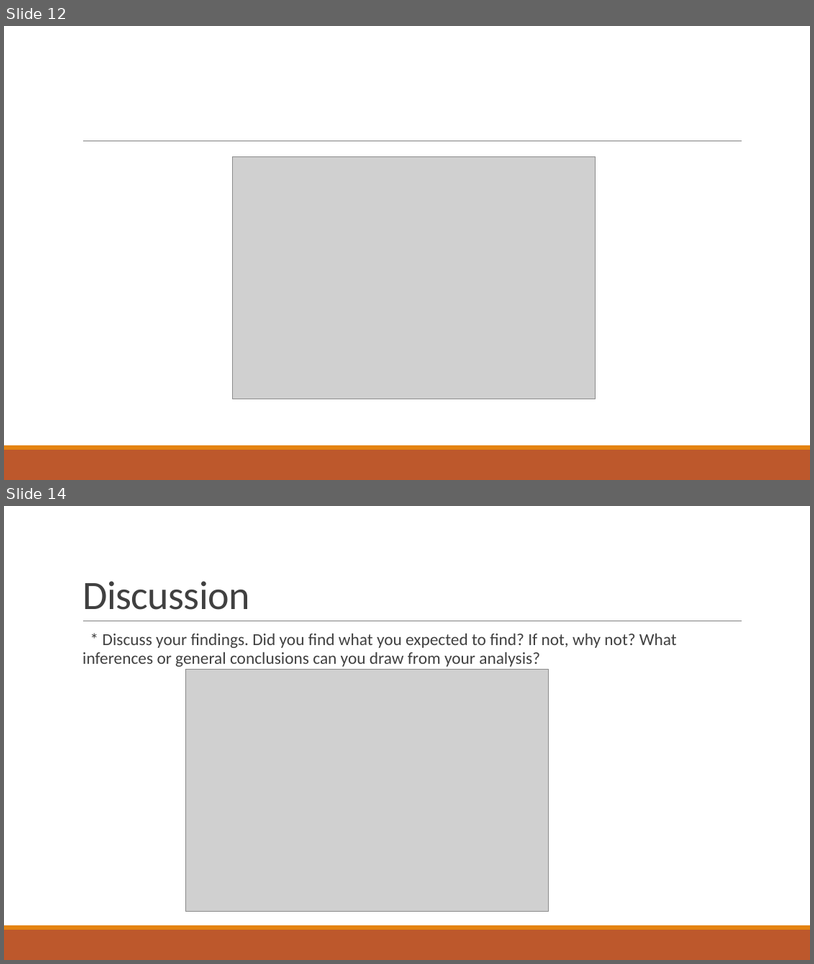
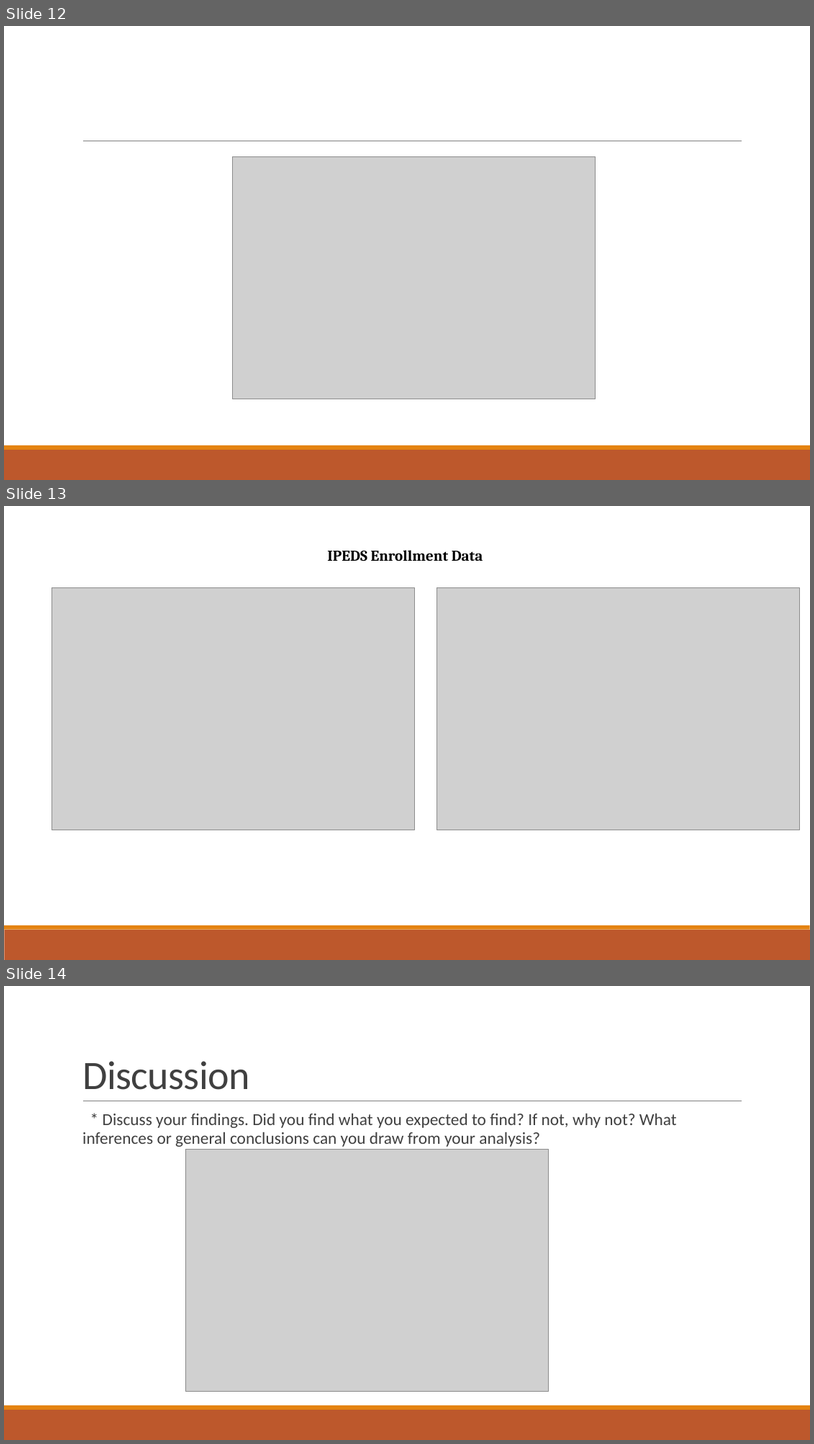
Before and after one commit to grahamb001/Project1, a slide deck: Project 1 Presentation Templatebg_ap.pptx. Shown one above the other, each under a label of ours: slides 12 and 14 before the commit, slides 12, 13 and 14 after it; the slides between them are not shown. The pictures are 814x964 and 814x1444 pixels, drawn with LibreOffice and Linux fonts; fonts in the diff are those of the drawing; grey boxes stand for pictures. Boxes give left, top, right and bottom in pixels: in the first picture for what was removed or moved away, otherwise in the second. Text is boxed around its words. In the diff, an @@ line names an element or a change of style, - is before the commit and + after.

```diff
--- a/Project 1 Presentation Templatebg_ap.pptx
+++ b/Project 1 Presentation Templatebg_ap.pptx
@@ slide 13 added at (4,506,810,960), background #FFFFFF; not listed: 2 template elements that a slide beside it also shows @@
@@ text added at (327,550,484,561), 18 pt, text #000000, bold @@
+IPEDS Enrollment Data
@@ picture added at (52,587,415,830) @@
@@ picture added at (437,587,800,830) @@
```
Also in this commit, not shown: 2 slides changed, 1 slide removed, 1 other file.
